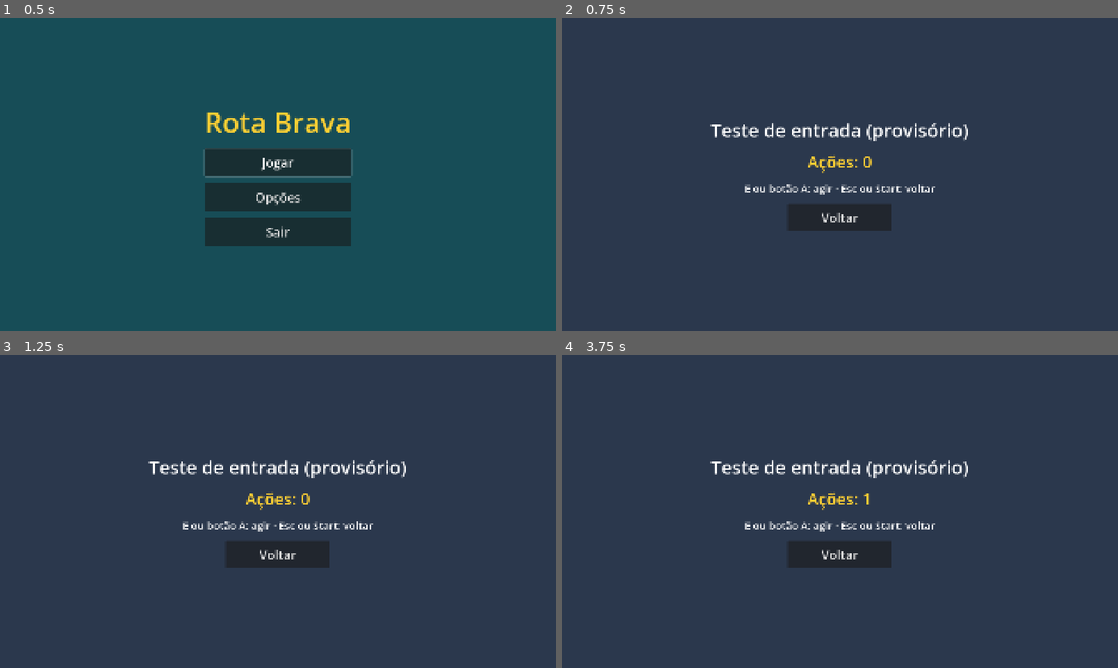
Above: before the commit, frames 1-4 (two rows, left to right).
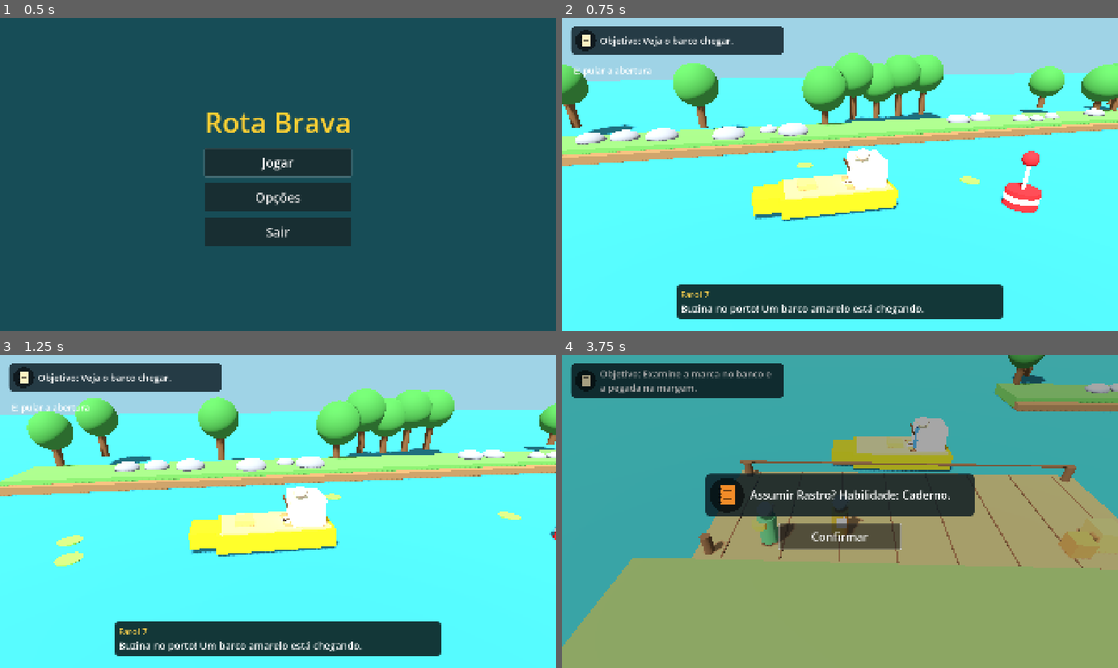
Above: after the commit, the same moments.

Repository: thiagomendes/rota-brava
Game: Godot game, scene res://ui/main_menu.tscn
The game is run twice, just before and just after one commit, with the same random seed, the same clock (stepped at 60 frames per second) and the same inputs.
Inputs (mouse positions are in pixels of both pictures, inside the frame that each line leads up to):
- Up to frame 1 (0.5 s): no input
- Up to frame 2 (0.75 s): click "Jogar" at 0.5 s
- Up to frame 3 (1.25 s): no input
- Up to frame 4 (3.75 s): click (840, 555) at 1.25 s, where only the run before the commit has a clickable "Voltar"; click (840, 498) at 2 s, where only the run before the commit has a clickable "Jogar"; tap Enter (ui_accept) at 2.75, 3.02, 3.05, 3.32, 3.6 s; move the mouse to (962, 495) at 2.77 s; hold D (move_right) 2.78-3.53 s; hold E (interact) 2.78-3.53 s; click (962, 495) at 2.92 s; move the mouse to (728, 527) at 3.52 s; hold Down (ui_down) from 3.53 s (still down)

Frame 1 is identical in both runs. In frame 2, 91% of the frame differs, in the area x 0-100%, y 0-100%; in frame 3, 91%; in frame 4, 99%.

Commit message:
feat(rb-02): Jogar abre o episodio, pausa/menu testados, smoke do fluxo real, HUD robusto ao sair

Diff:
--- a/game/episodes/ep01/ep01_main.gd
+++ b/game/episodes/ep01/ep01_main.gd
@@ -228,12 +228,14 @@
 	if prev != &"":
 		text = Loc.t("ui.swap.look", {"name": Loc.member_name(prev), "other": next_name}) + "\n" + text
 	hud.open_handoff(text, next)
+	print("[RB] handoff_open %s" % next)
 	await hud.handoff_confirmed
 	_give_control(next)
 
 
 func _give_control(member: StringName) -> void:
 	_last_member = member
+	print("[RB] control %s" % member)
 	set_controlled(current_stage.controlled_node(member))
 	current_stage.control_started(member)
 
@@ -383,6 +385,7 @@
 
 
 func _pause() -> void:
+	print("[RB] pause")
 	get_tree().paused = true
 	hud.open_pause()
 
@@ -399,6 +402,7 @@
 
 
 func _on_menu() -> void:
+	print("[RB] back_to_menu")
 	carry_completed = director.completed_episodes.duplicate()
 	get_tree().paused = false
 	get_tree().change_scene_to_file(MENU_SCENE)
--- a/game/tests/test_foundation.gd
+++ b/game/tests/test_foundation.gd
@@ -116,18 +116,21 @@
 	r.check(_focus(menu) == menu.play_button, "foco continua navegavel depois de fechar Opcoes")
 
 	await _tap(&"ui_accept")
-	await r.frames(2)
-	var play := r.tree.current_scene as PlayPlaceholder
-	r.check(play != null, "ui_accept em Jogar abre a tela de jogo")
+	await r.frames(3)
+	var play := r.tree.current_scene as Ep01Main
+	r.check(play != null, "ui_accept em Jogar abre o episodio")
 	if play:
-		await _tap(&"interact")
-		await _tap(&"interact")
-		r.check(play.action_count == 2, "interact incrementa o contador (2 pressoes = 2)")
-		await _tap(&"move_left")
-		r.check(play.action_count == 2, "outras intencoes nao contam como interact")
 		await _tap(&"pause")
-		await r.frames(2)
+		r.check(play.hud.pause_open and r.tree.paused, "Esc no episodio abre a pausa")
+		r.check(_focus(play) == play.hud.get("_pause_resume"), "a pausa abre com foco em Retomar")
+		await _tap(&"pause")
+		r.check(not play.hud.pause_open and not r.tree.paused, "Esc de novo retoma")
+		await _tap(&"pause")
+		await _tap(&"ui_down")
+		await _tap(&"ui_accept")
+		await r.frames(3)
 		var back := r.tree.current_scene as MainMenu
-		r.check(back != null, "pause volta ao menu")
+		r.check(back != null, "Menu na pausa volta ao menu principal")
+		r.check(not r.tree.paused, "o jogo nao fica pausado no menu")
 		if back:
 			r.check(_focus(back) == back.play_button, "foco recuperado em Jogar apos voltar")
--- a/game/ui/hud.gd
+++ b/game/ui/hud.gd
@@ -354,6 +354,8 @@
 ## Retorna quando nao ha mais fala na fila nem em exibicao.
 func wait_silent() -> void:
 	while is_speaking():
+		if not is_inside_tree():
+			return
 		await get_tree().process_frame
 
 
@@ -391,6 +393,8 @@
 		var t := 0.0
 		while t < seconds and not _skip_current:
 			await get_tree().process_frame
+			if not is_inside_tree():
+				return
 			if not pause_open:
 				t += get_process_delta_time()
 		_hint_active = false
--- a/game/ui/main_menu.gd
+++ b/game/ui/main_menu.gd
@@ -2,7 +2,7 @@
 extends Control
 ## Menu inicial: Jogar, Opcoes, Sair. Foco inicial em Jogar (SPEC secao 5, Menu e retomada).
 
-const PLAY_SCENE := "res://ui/play_placeholder.tscn"
+const PLAY_SCENE := "res://episodes/ep01/ep01_main.tscn"
 
 @onready var menu: VBoxContainer = %Menu
 @onready var play_button: Button = %PlayButton
--- a/game/ui/play_placeholder.gd
+++ /dev/null
@@ -1,30 +0,0 @@
-class_name PlayPlaceholder
-extends Control
-## Tela provisoria que prova a entrada por intencoes. Sera substituida pelo episodio (RB-02).
-
-const MENU_SCENE := "res://ui/main_menu.tscn"
-
-var action_count: int = 0
-
-@onready var counter: Label = %Counter
-@onready var back_button: Button = %BackButton
-
-
-func _ready() -> void:
-	back_button.pressed.connect(_back_to_menu)
-	print("[RB] play_ready")
-
-
-func _unhandled_input(event: InputEvent) -> void:
-	if event.is_action_pressed(&"interact") and not event.is_echo():
-		action_count += 1
-		counter.text = "Ações: %d" % action_count
-		print("[RB] interact count=%d" % action_count)
-	elif event.is_action_pressed(&"pause") and not event.is_echo():
-		get_viewport().set_input_as_handled()
-		_back_to_menu()
-
-
-func _back_to_menu() -> void:
-	print("[RB] back_to_menu")
-	get_tree().change_scene_to_file(MENU_SCENE)
--- a/game/ui/play_placeholder.tscn
+++ /dev/null
@@ -1,61 +0,0 @@
-[gd_scene load_steps=2 format=3]
-
-[ext_resource type="Script" path="res://ui/play_placeholder.gd" id="1_play"]
-
-[node name="PlayPlaceholder" type="Control"]
-layout_mode = 3
-anchors_preset = 15
-anchor_right = 1.0
-anchor_bottom = 1.0
-grow_horizontal = 2
-grow_vertical = 2
-script = ExtResource("1_play")
-
-[node name="Background" type="ColorRect" parent="."]
-layout_mode = 1
-anchors_preset = 15
-anchor_right = 1.0
-anchor_bottom = 1.0
-grow_horizontal = 2
-grow_vertical = 2
-color = Color(0.17, 0.22, 0.30, 1)
-
-[node name="Center" type="CenterContainer" parent="."]
-layout_mode = 1
-anchors_preset = 15
-anchor_right = 1.0
-anchor_bottom = 1.0
-grow_horizontal = 2
-grow_vertical = 2
-
-[node name="Box" type="VBoxContainer" parent="Center"]
-layout_mode = 2
-theme_override_constants/separation = 28
-
-[node name="Title" type="Label" parent="Center/Box"]
-layout_mode = 2
-theme_override_font_sizes/font_size = 64
-text = "Teste de entrada (provisório)"
-horizontal_alignment = 1
-
-[node name="Counter" type="Label" parent="Center/Box"]
-unique_name_in_owner = true
-layout_mode = 2
-theme_override_colors/font_color = Color(1, 0.82, 0.2, 1)
-theme_override_font_sizes/font_size = 56
-text = "Ações: 0"
-horizontal_alignment = 1
-
-[node name="Hint" type="Label" parent="Center/Box"]
-layout_mode = 2
-theme_override_font_sizes/font_size = 36
-text = "E ou botão A: agir · Esc ou Start: voltar"
-horizontal_alignment = 1
-
-[node name="BackButton" type="Button" parent="Center/Box"]
-unique_name_in_owner = true
-custom_minimum_size = Vector2(360, 96)
-layout_mode = 2
-size_flags_horizontal = 4
-theme_override_font_sizes/font_size = 44
-text = "Voltar"
Not shown, removed: game/ui/play_placeholder.gd.uid
Not shown, changed: tools/smoke-test.ps1
